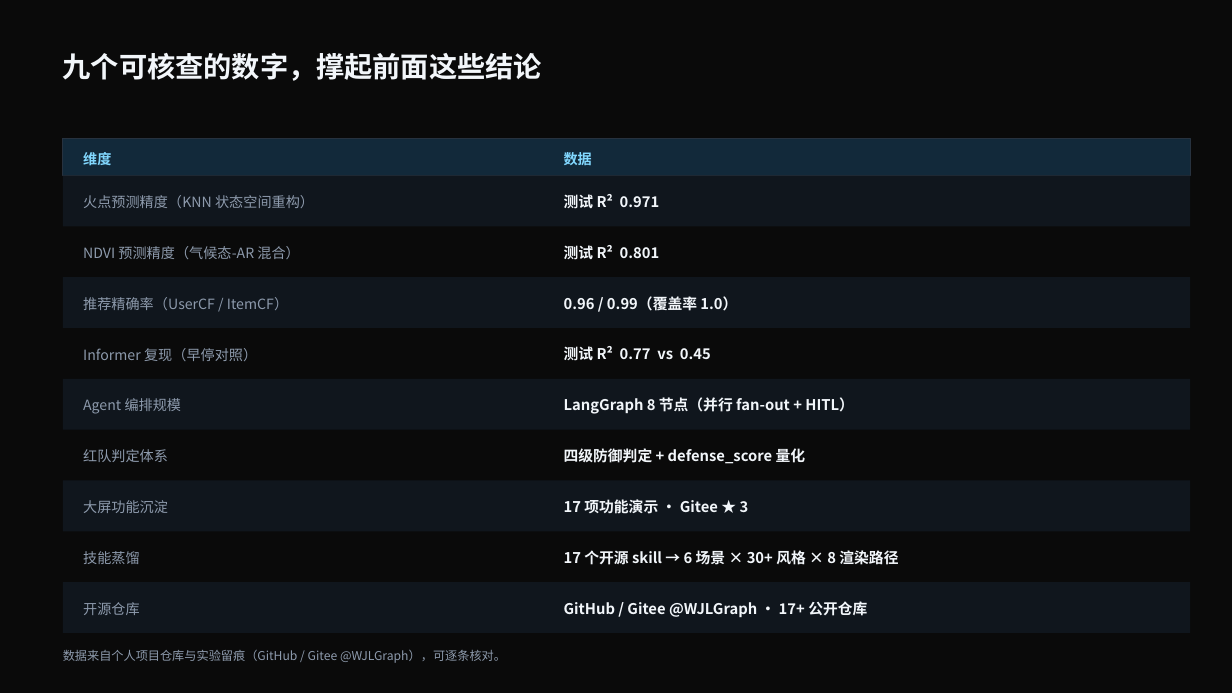
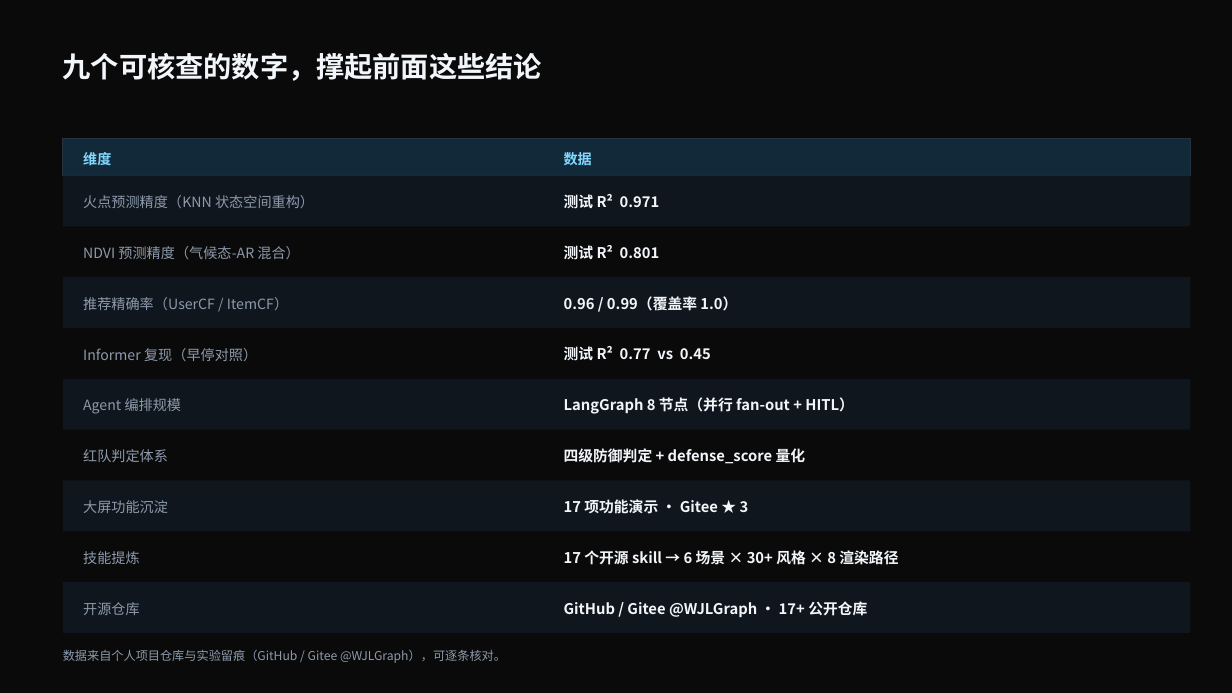
Before and after one commit to WJLGraph/universal-ppt-skills, a slide deck: slide 8 of example/trae_DeepSeek-V4.1-Flash_个人信息介绍.pptx. Drawn at 1232x693 pixels with LibreOffice and Linux fonts; fonts in the diff are those of the drawing. Boxes give left, top, right and bottom in pixels: in the first picture for what was removed or moved away, otherwise in the second. Text is boxed around its words. In the diff, an @@ line names an element or a change of style, - is before the commit and + after.

Commit message:
替换 example deck 讲稿中的「蒸馏」为「提炼」

```diff
--- a/example/trae_DeepSeek-V4.1-Flash_个人信息介绍.pptx
+++ b/example/trae_DeepSeek-V4.1-Flash_个人信息介绍.pptx
@@ text at [83, 551, 140, 564]: text changed @@
-技能蒸馏
+技能提炼
```
Also in this commit, not shown: 1 other slide changed, 3 other files.
